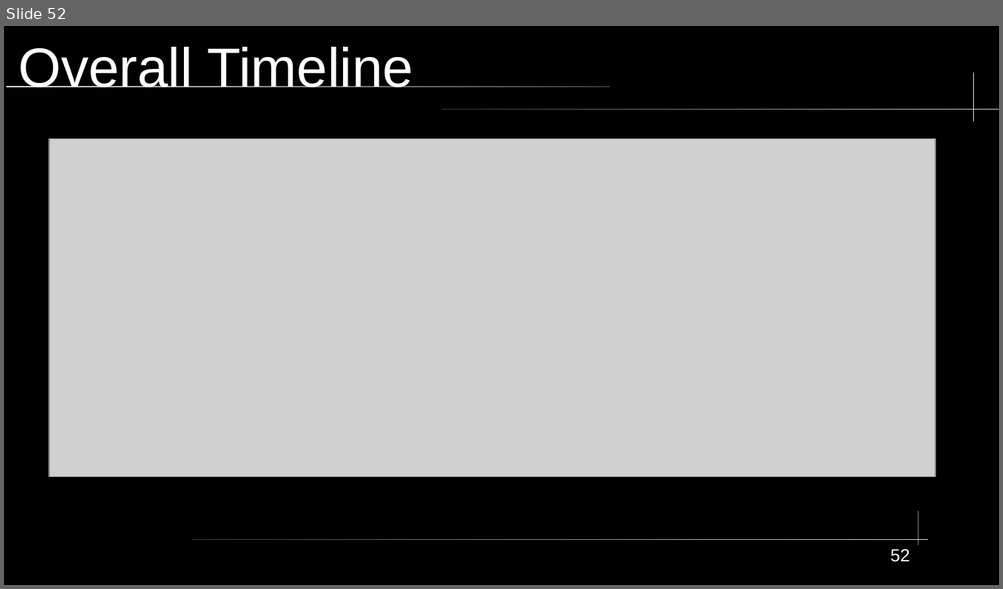
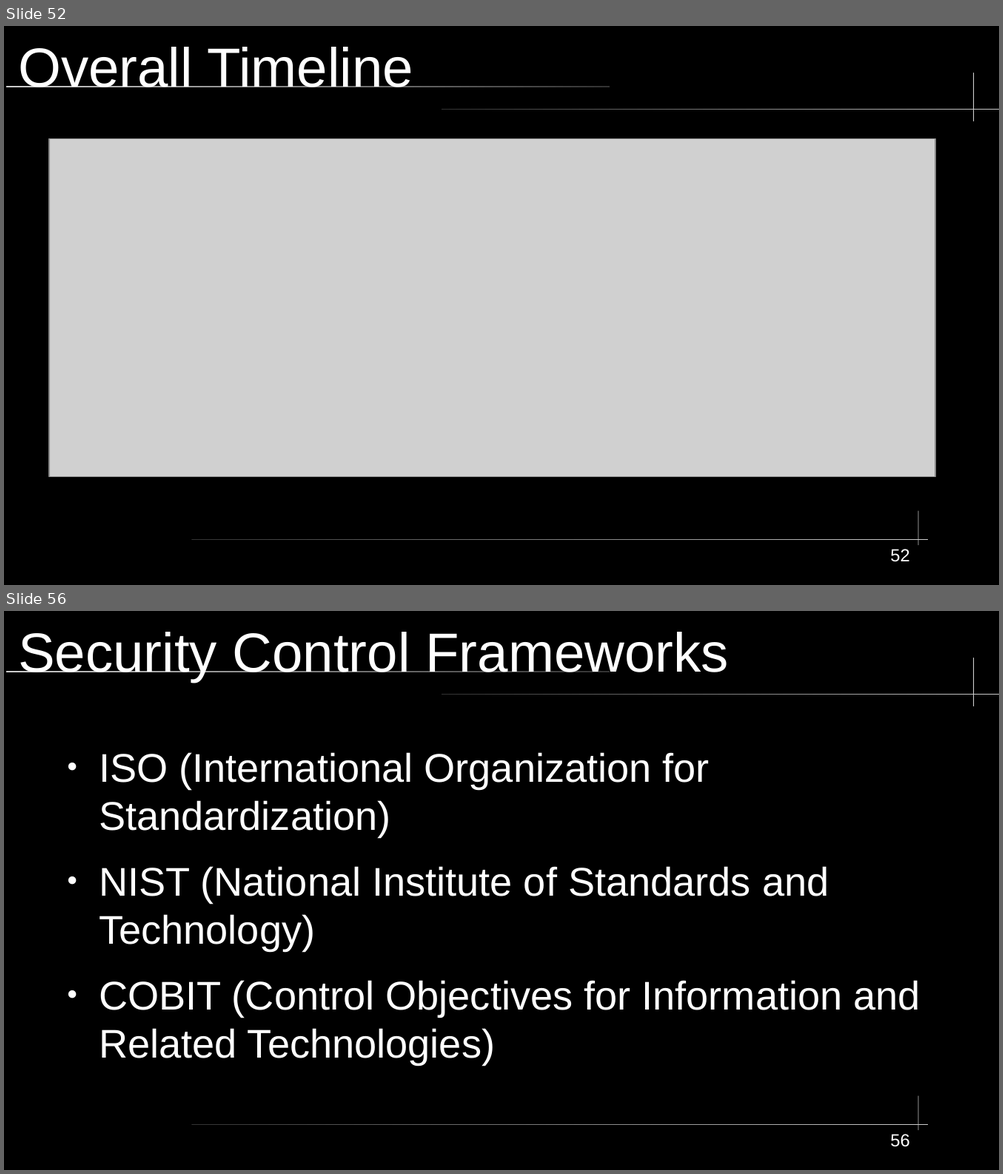
Before and after one commit to City-Colleges-of-Chicago-Cybersecurity/COMPSFI-214, a slide deck: 2026/Spring/powerpoints/Chapter-01-Security-Governance-Through-Principles-and-Policies.odp. Shown one above the other, each under a label of ours: slide 52 before the commit, slides 52 and 56 after it; the slides between them are not shown. The pictures are 1003x589 and 1003x1174 pixels, drawn with LibreOffice and Linux fonts; fonts in the diff are those of the drawing; grey boxes stand for pictures. Boxes give left, top, right and bottom in pixels: in the first picture for what was removed or moved away, otherwise in the second. Text is boxed around its words. In the diff, an @@ line names an element or a change of style, - is before the commit and + after.

```diff
--- a/2026/Spring/powerpoints/Chapter-01-Security-Governance-Through-Principles-and-Policies.odp
+++ b/2026/Spring/powerpoints/Chapter-01-Security-Governance-Through-Principles-and-Policies.odp
@@ slide 56 added at [4,611,999,1170], background #000000; not listed: 5 template elements that a slide beside it also shows @@
@@ title added at [18,632,728,682], 44 pt, text #FFFFFF @@
+Security Control Frameworks
@@ text added at [99,752,919,1065], 32 pt, text #FFFFFF @@
+● ISO (International Organization for Standardization)
+● NIST (National Institute of Standards and Technology)
+● COBIT (Control Objectives for Information and Related Technologies)
@@ page number added at [890,1134,909,1147], 14 pt, text #FFFFFF @@
+56
```
Also in this commit, not shown: 6 other slides added, 1 slide removed.
